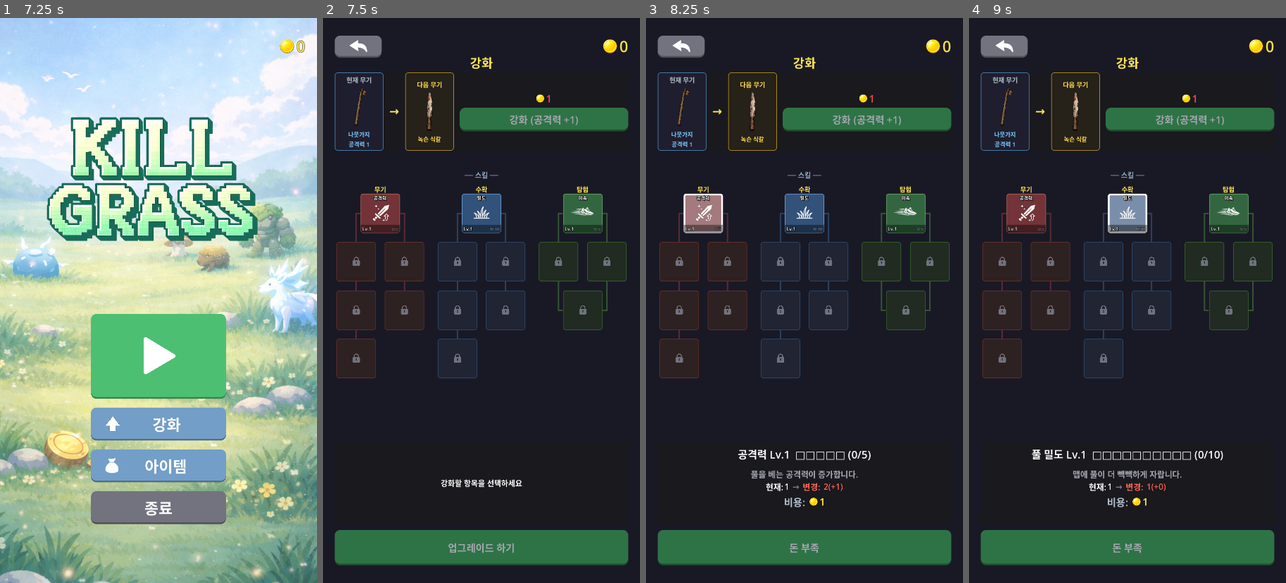
Above: before the commit, frames 1-4 (left to right).
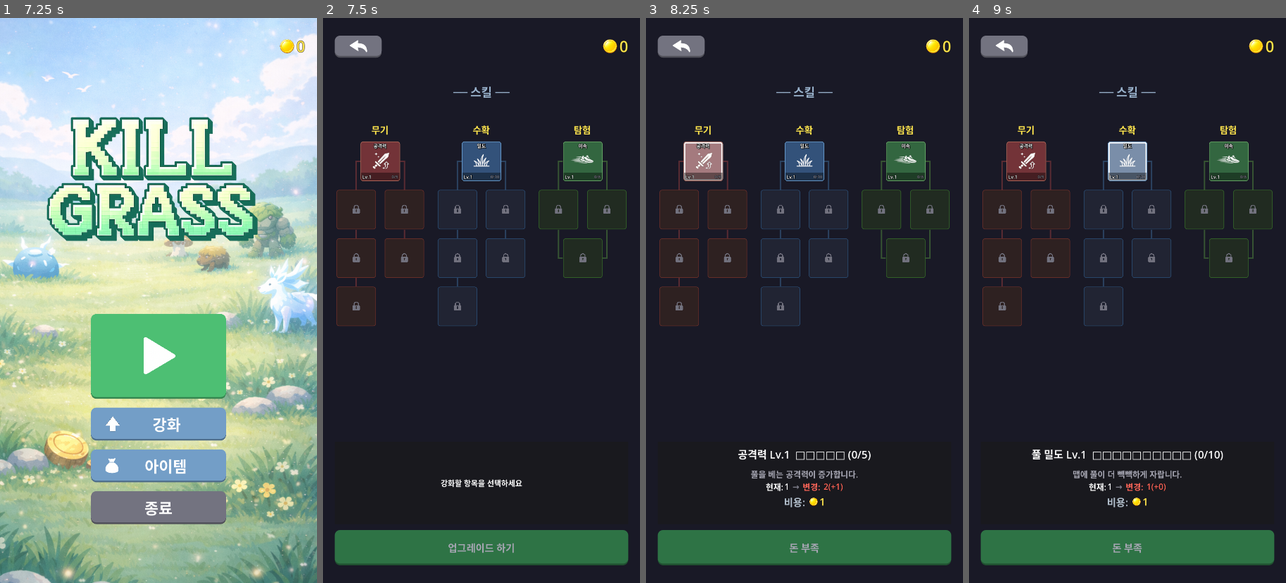
Above: after the commit, the same moments.

Repository: yellyB/game-kill_grass
Game: Godot game, scene res://scenes/ui/main_menu.tscn
Two runs of this game, one before a commit and one after it. Both use one fixed random seed, a clock stepped at 60 frames per second and the inputs below. Sound files missing from this copy of the repository are replaced by a short silence.
Inputs (mouse positions are in pixels of both pictures, inside the frame that each line leads up to):
- Up to frame 1 (7.25 s): drag from (266, 46) to (190, 176) at 0.52 s; click (158, 300) at 1.25 s; drag from (95, 328) to (142, 413) at 2.02 s; move the mouse to (190, 176) at 2.77 s; hold D (move_right) 2.78-3.5 s; click (190, 176) at 2.92 s; drag from (142, 413) to (63, 215) at 3.52 s; move the mouse to (253, 385) at 4.27 s; hold A (move_left) 4.28-5 s; click (253, 385) at 4.42 s; click "건너뛰기" at 5 s; tap Enter at 5.75 s; drag from (63, 215) to (110, 159) at 5.77 s; tap Space at 6.5 s; move the mouse to (174, 300) at 6.52 s; hold S (move_down) from 6.53 s (still down); click (174, 300) at 6.67 s
- Up to frame 2 (7.5 s): release S (move_down) at 7.25 s; click "강화" at 7.25 s
- Up to frame 3 (8.25 s): click "공격력" at 8 s
- Up to frame 4 (9 s): click "밀도" at 8.75 s

Frame 1 is identical in both runs. In frame 2, 10% of the frame differs, in the area x 3-97%, y 6-64%; in frame 3, 10%; in frame 4, 10%.

Commit message:
Clean up upgrade panel: hide weapon section, enlarge labels, fix node border z-order
- Hide weapon section and title label from upgrade panel
- Increase section label (스킬) to 40, category headers to 32
- Add border overlay on skill nodes so border renders above progress bar
- Reposition skill tree scroll for freed space

Co-Authored-By: Claude Opus 4.6 <noreply@anthropic.com>

Diff:
--- a/scripts/upgrade_panel.gd
+++ b/scripts/upgrade_panel.gd
@@ -35,7 +35,7 @@
 const NODE_INNER_PAD: float = 12.0
 const NODE_CORNER_RADIUS: int = 8
 const GROUP_GAP: float = 34.0
-const GROUP_HEADER_H: float = 32.0
+const GROUP_HEADER_H: float = 65.0
 const PLACEHOLDER_ICON = preload("res://resources/images/skill/skill_temp.png")
 const SKILL_ICONS = {
   "attack_power": preload("res://resources/images/skill/attack_power.png"),
@@ -110,7 +110,20 @@
 
   GameManager.money_changed.connect(_on_money_changed)
   GameManager.upgrade_purchased.connect(_on_upgrade_purchased)
-  WeaponManager.weapon_changed.connect(_on_weapon_changed)
+
+  # Hide weapon section and title
+  weapon_section.visible = false
+  var title_label = padded_area.get_node_or_null("TitleLabel")
+  if title_label:
+    title_label.visible = false
+
+  # Reposition section label (스킬) to top
+  section_label.add_theme_font_size_override("font_size", 40)
+  section_label.offset_top = 160.0
+  section_label.offset_bottom = 205.0
+
+  # Reposition skill tree scroll to start below section label
+  skill_tree_scroll.offset_top = 295.0
 
   # Button styles
   close_btn.icon = preload("res://resources/images/icon/go_back.png")
@@ -122,7 +135,6 @@
   _apply_side_padding()
 
   update_money_display()
-  update_weapon_display()
 
   build_skill_tree()
   clear_selection()
@@ -135,7 +147,6 @@
   is_open = true
   panel.visible = true
   update_money_display()
-  update_weapon_display()
 
   build_skill_tree()
   clear_selection()
@@ -452,7 +463,7 @@
     # Group header
     var header = Label.new()
     header.text = group_name
-    header.add_theme_font_size_override("font_size", 22)
+    header.add_theme_font_size_override("font_size", 32)
     header.add_theme_color_override("font_color", Color(1, 0.9, 0.3))
     header.horizontal_alignment = HORIZONTAL_ALIGNMENT_CENTER
     header.position = Vector2(group_x, 0)
@@ -792,6 +803,26 @@
     sub_label.offset_right = -6
     sub_label.mouse_filter = Control.MOUSE_FILTER_IGNORE
     bar.add_child(sub_label)
+
+  # Border overlay — drawn on top of bar so border is always visible
+  var border_overlay = Panel.new()
+  var bo_style = StyleBoxFlat.new()
+  bo_style.bg_color = Color(0, 0, 0, 0)
+  bo_style.corner_radius_top_left = NODE_CORNER_RADIUS
+  bo_style.corner_radius_top_right = NODE_CORNER_RADIUS
+  bo_style.corner_radius_bottom_left = NODE_CORNER_RADIUS
+  bo_style.corner_radius_bottom_right = NODE_CORNER_RADIUS
+  bo_style.border_width_top = style.border_width_top
+  bo_style.border_width_bottom = style.border_width_bottom
+  bo_style.border_width_left = style.border_width_left
+  bo_style.border_width_right = style.border_width_right
+  bo_style.border_color = style.border_color
+  border_overlay.add_theme_stylebox_override("panel", bo_style)
+  border_overlay.anchors_preset = Control.PRESET_FULL_RECT
+  border_overlay.anchor_right = 1.0
+  border_overlay.anchor_bottom = 1.0
+  border_overlay.mouse_filter = Control.MOUSE_FILTER_IGNORE
+  btn.add_child(border_overlay)
 
   return btn
 
@@ -1245,13 +1276,11 @@
     if cur_sub == 0:
       build_skill_tree()
       clear_selection()
-      update_weapon_display()
       update_money_display()
       return
 
     build_skill_tree()
     _reselect_current()
-    update_weapon_display()
     update_money_display()
     update_description()
     update_confirm_button()
@@ -1260,12 +1289,10 @@
   update_money_display()
   if is_open:
     update_confirm_button()
-    _update_weapon_buy_button()
 
 func _on_upgrade_purchased(_type: String, _level: int) -> void:
   build_skill_tree()
   _reselect_current()
-  update_weapon_display()
   update_money_display()
 
 func update_money_display() -> void:
